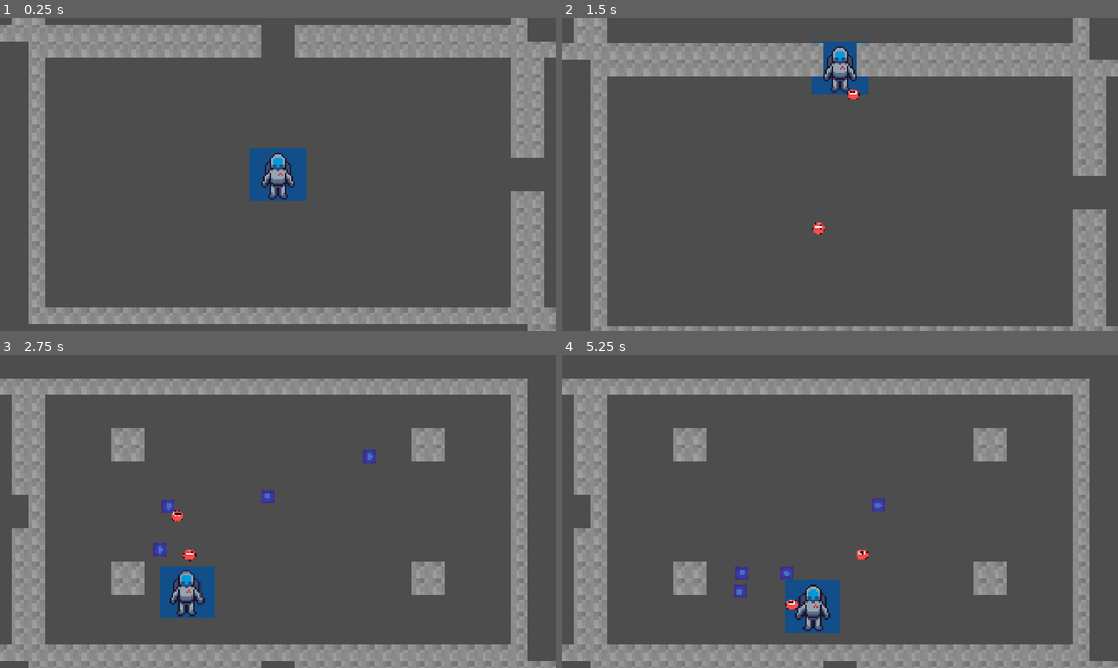
Above: before the commit, frames 1-4 (two rows, left to right).
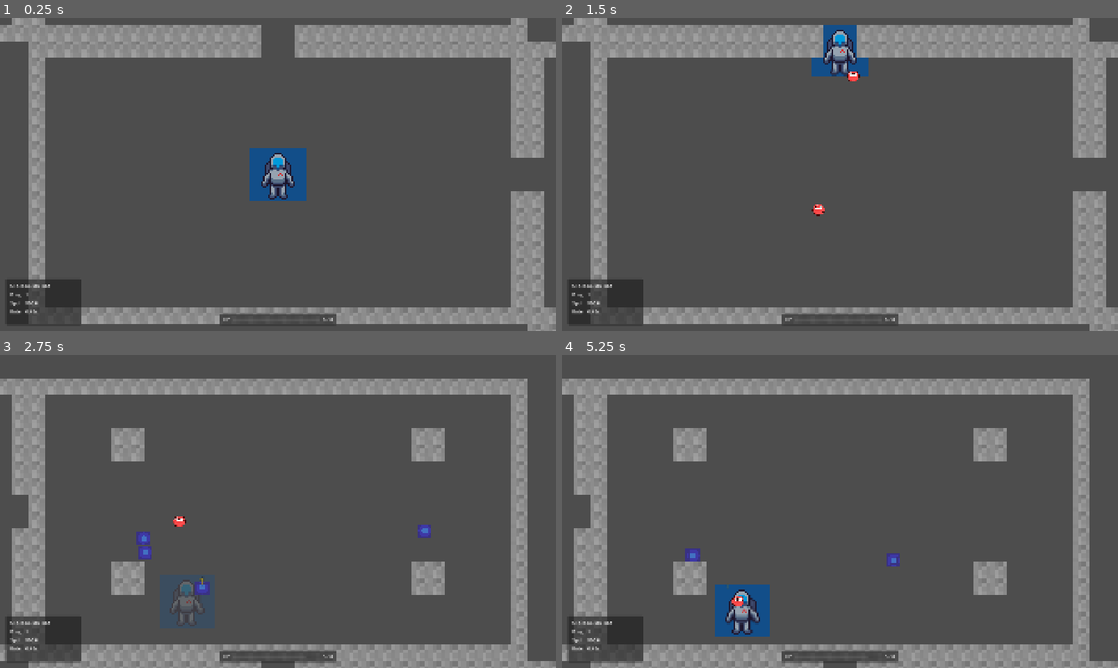
Above: after the commit, the same moments.

Repository: ManuOG2314/PUTA-HETYYY
Game: Godot game, scene res://main.tscn
The game is run twice, just before and just after one commit, with the same random seed, the same clock (stepped at 60 frames per second) and the same inputs.
Inputs (mouse positions are in pixels of both pictures, inside the frame that each line leads up to):
- Up to frame 1 (0.25 s): no input
- Up to frame 2 (1.5 s): tap Enter at 0.5 s; move the mouse to (812, 237) at 0.52 s; press the mouse at (812, 237) at 0.53 s; hold W (move_up) from 0.53 s (still down); move the mouse to (1006, 221) at 1.27 s; release the mouse at (1006, 221) at 1.28 s; click (1006, 221) at 1.35 s
- Up to frame 3 (2.75 s): move the mouse to (111, 464) at 2.02 s; release W (move_up) at 2.03 s; press the mouse at (111, 464) at 2.03 s; hold A (move_left) from 2.03 s (still down)
- Up to frame 4 (5.25 s): move the mouse to (867, 511) at 2.77 s; release the mouse at (867, 511) at 2.78 s; click (867, 511) at 2.85 s; move the mouse to (756, 433) at 3.52 s; release A (move_left) at 3.53 s; press the mouse at (756, 433) at 3.53 s; hold S (move_down) 3.53-4.28 s; move the mouse to (962, 495) at 4.27 s; release the mouse at (962, 495) at 4.28 s; hold D (move_right) 4.28-5.03 s; click (962, 495) at 4.35 s; move the mouse to (728, 527) at 5.02 s; press the mouse at (728, 527) at 5.03 s; hold W (move_up) from 5.03 s (still down)

The runs differ from the first frame. In frame 1, 2.5% of the frame differs, in the area x 1-61%, y 83-98%; in frame 2, 19%, in the area x 0-100%, y 2-100%; in frame 3, 5.2%; in frame 4, 6.6%.

Commit message:
daño, items y cositas más

Diff:
--- /dev/null
+++ b/damage_number.gd
@@ -0,0 +1,20 @@
+extends Node2D
+
+func _ready() -> void:
+	var target_pos = position + Vector2(randf_range(-30, 30), randf_range(-50, -80))
+	var tween = create_tween().set_parallel(true)
+
+	tween.tween_property(self, "position", target_pos, 0.6).set_trans(Tween.TRANS_CUBIC).set_ease(Tween.EASE_OUT)
+
+	scale = Vector2(0.3, 0.3)
+	var scale_tween = create_tween()
+	scale_tween.tween_property(self, "scale", Vector2(1.4, 1.4), 0.15).set_trans(Tween.TRANS_BACK).set_ease(Tween.EASE_OUT)
+	scale_tween.tween_property(self, "scale", Vector2(0.8, 0.8), 0.45).set_trans(Tween.TRANS_LINEAR)
+
+	tween.tween_property(self, "modulate:a", 0.0, 0.6).set_trans(Tween.TRANS_LINEAR)
+
+	await tween.finished
+	queue_free()
+
+func set_text(amount: int) -> void:
+	$Label.text = str(amount)
--- /dev/null
+++ b/damage_number.tscn
@@ -0,0 +1,26 @@
+[gd_scene format=3 uid="uid://dd8kgf6b7p24u"]
+
+[ext_resource type="Script" path="res://damage_number.gd" id="1_script"]
+
+[node name="DamageNumber" type="Node2D"]
+script = ExtResource("1_script")
+
+[node name="Label" type="Label" parent="."]
+anchors_preset = 8
+anchor_left = 0.5
+anchor_top = 0.5
+anchor_right = 0.5
+anchor_bottom = 0.5
+offset_left = -50.0
+offset_top = -15.0
+offset_right = 50.0
+offset_bottom = 15.0
+grow_horizontal = 2
+grow_vertical = 2
+text = "0"
+horizontal_alignment = 1
+vertical_alignment = 1
+theme_override_colors/font_color = Color(1, 0.85, 0.1, 1)
+theme_override_colors/font_outline_color = Color(0, 0, 0, 1)
+theme_override_constants/outline_size = 6
+theme_override_font_sizes/font_size = 28
--- a/enemy.gd
+++ b/enemy.gd
@@ -6,6 +6,8 @@
 @export var move_speed: float = 150.0
 @export var contact_damage: int = 1
 @export var knockback_force: float = 300.0
+
+const DAMAGE_NUMBER_SCENE = preload("res://damage_number.tscn")
 
 var current_health: int
 var _knockback_velocity := Vector2.ZERO
@@ -34,6 +36,11 @@
 func take_damage(amount: int) -> void:
 	current_health -= amount
 
+	var dmg_num = DAMAGE_NUMBER_SCENE.instantiate()
+	dmg_num.position = position
+	get_parent().add_child(dmg_num)
+	dmg_num.set_text(amount)
+
 	if _target and is_instance_valid(_target):
 		var knock_dir = _target.global_position.direction_to(global_position)
 		_knockback_velocity = knock_dir * knockback_force
--- /dev/null
+++ b/hud.gd
@@ -0,0 +1,17 @@
+extends Control
+
+@onready var hp_bar: ProgressBar = $HealthContainer/MarginContainer/HBoxContainer/HPBar
+@onready var hp_val: Label = $HealthContainer/MarginContainer/HBoxContainer/HPVal
+
+@onready var dmg_val: Label = $StatsContainer/MarginContainer/VBoxContainer/StatsGrid/DmgVal
+@onready var spd_val: Label = $StatsContainer/MarginContainer/VBoxContainer/StatsGrid/SpdVal
+@onready var rate_val: Label = $StatsContainer/MarginContainer/VBoxContainer/StatsGrid/RateVal
+
+func update_hud(player: Node2D) -> void:
+	hp_bar.max_value = player.max_health
+	hp_bar.value = player.current_health
+	hp_val.text = str(player.current_health) + " / " + str(player.max_health)
+
+	dmg_val.text = str(player.damage)
+	spd_val.text = str(player.speed)
+	rate_val.text = "%.2fs" % player.fire_rate
--- /dev/null
+++ b/hud.tscn
@@ -0,0 +1,110 @@
+[gd_scene format=3 uid="uid://cgrj7j5c7w73f"]
+
+[ext_resource type="Script" uid="uid://u8q60pgf7cv1" path="res://hud.gd" id="1_script"]
+
+[node name="HUD" type="CanvasLayer" unique_id=376402499]
+
+[node name="HUDControl" type="Control" parent="." unique_id=814125315]
+layout_mode = 3
+anchors_preset = 15
+anchor_right = 1.0
+anchor_bottom = 1.0
+grow_horizontal = 2
+grow_vertical = 2
+script = ExtResource("1_script")
+
+[node name="HealthContainer" type="PanelContainer" parent="HUDControl" unique_id=2083521212]
+layout_mode = 1
+anchors_preset = 7
+anchor_left = 0.5
+anchor_top = 1.0
+anchor_right = 0.5
+anchor_bottom = 1.0
+offset_left = -200.0
+offset_top = -60.0
+offset_right = 200.0
+offset_bottom = -20.0
+grow_horizontal = 2
+grow_vertical = 0
+
+[node name="MarginContainer" type="MarginContainer" parent="HUDControl/HealthContainer" unique_id=885265125]
+layout_mode = 2
+theme_override_constants/margin_left = 12
+theme_override_constants/margin_top = 6
+theme_override_constants/margin_right = 12
+theme_override_constants/margin_bottom = 6
+
+[node name="HBoxContainer" type="HBoxContainer" parent="HUDControl/HealthContainer/MarginContainer" unique_id=97635812]
+layout_mode = 2
+theme_override_constants/separation = 10
+
+[node name="HPLabel" type="Label" parent="HUDControl/HealthContainer/MarginContainer/HBoxContainer" unique_id=2088305029]
+layout_mode = 2
+text = "HP"
+
+[node name="HPBar" type="ProgressBar" parent="HUDControl/HealthContainer/MarginContainer/HBoxContainer" unique_id=1705010395]
+layout_mode = 2
+size_flags_horizontal = 3
+size_flags_vertical = 4
+value = 50.0
+show_percentage = false
+
+[node name="HPVal" type="Label" parent="HUDControl/HealthContainer/MarginContainer/HBoxContainer" unique_id=2123608160]
+layout_mode = 2
+text = "6 / 6"
+
+[node name="StatsContainer" type="PanelContainer" parent="HUDControl" unique_id=2033007531]
+layout_mode = 1
+anchors_preset = 2
+anchor_top = 1.0
+anchor_bottom = 1.0
+offset_left = 20.0
+offset_top = -180.0
+offset_right = 280.0
+offset_bottom = -20.0
+grow_vertical = 0
+
+[node name="MarginContainer" type="MarginContainer" parent="HUDControl/StatsContainer" unique_id=1950313785]
+layout_mode = 2
+theme_override_constants/margin_left = 16
+theme_override_constants/margin_top = 12
+theme_override_constants/margin_right = 16
+theme_override_constants/margin_bottom = 12
+
+[node name="VBoxContainer" type="VBoxContainer" parent="HUDControl/StatsContainer/MarginContainer" unique_id=1528893339]
+layout_mode = 2
+theme_override_constants/separation = 8
+
+[node name="StatsLabel" type="Label" parent="HUDControl/StatsContainer/MarginContainer/VBoxContainer" unique_id=701807178]
+layout_mode = 2
+text = "STATS DE MIERDA"
+
+[node name="StatsGrid" type="GridContainer" parent="HUDControl/StatsContainer/MarginContainer/VBoxContainer" unique_id=220921785]
+layout_mode = 2
+theme_override_constants/h_separation = 16
+theme_override_constants/v_separation = 6
+columns = 2
+
+[node name="DmgLabel" type="Label" parent="HUDControl/StatsContainer/MarginContainer/VBoxContainer/StatsGrid" unique_id=1159693461]
+layout_mode = 2
+text = "Dmg"
+
+[node name="DmgVal" type="Label" parent="HUDControl/StatsContainer/MarginContainer/VBoxContainer/StatsGrid" unique_id=1132081716]
+layout_mode = 2
+text = "1"
+
+[node name="SpdLabel" type="Label" parent="HUDControl/StatsContainer/MarginContainer/VBoxContainer/StatsGrid" unique_id=670042155]
+layout_mode = 2
+text = "Spd"
+
+[node name="SpdVal" type="Label" parent="HUDControl/StatsContainer/MarginContainer/VBoxContainer/StatsGrid" unique_id=279490809]
+layout_mode = 2
+text = "500"
+
+[node name="RateLabel" type="Label" parent="HUDControl/StatsContainer/MarginContainer/VBoxContainer/StatsGrid" unique_id=158030320]
+layout_mode = 2
+text = "Rate"
+
+[node name="RateVal" type="Label" parent="HUDControl/StatsContainer/MarginContainer/VBoxContainer/StatsGrid" unique_id=1972349281]
+layout_mode = 2
+text = "0.40s"
--- a/item_pedestal.gd
+++ b/item_pedestal.gd
@@ -46,12 +46,10 @@
 func _apply_buff(player: Node2D) -> void:
 	match buff_type:
 		BuffType.SPEED:
-			player.speed += 80.0
+			player.add_speed(80.0)
 		BuffType.DAMAGE:
-			player.damage += 1
+			player.add_damage(1)
 		BuffType.FIRE_RATE:
-			player.fire_rate = maxf(player.fire_rate - 0.08, 0.1)
+			player.reduce_fire_rate(0.08)
 		BuffType.HEALTH:
-			player.max_health += 2
-			player.current_health += 2
-			player.health_changed.emit(player.current_health, player.max_health)
+			player.add_max_health(2)
--- a/main.gd
+++ b/main.gd
@@ -9,12 +9,17 @@
 @onready var level_generator = $LevelGenerator
 @onready var player = $player
 @onready var camera = $Camera2D
+@onready var hud = $HUD/HUDControl
 
 func _ready() -> void:
 	spawned_rooms = level_generator.generate_level()
 	for pos in spawned_rooms:
 		var room = spawned_rooms[pos]
 		room.door_entered.connect(_on_room_door_entered.bind(pos))
+
+	player.health_changed.connect(_on_player_health_changed)
+	player.stats_changed.connect(_on_player_stats_changed)
+	hud.update_hud(player)
 
 	_move_player_to_room_smooth(Vector2i.ZERO, Vector2.ZERO, true)
 
@@ -97,3 +102,9 @@
 	if spawned_rooms.has(current_room_coord):
 		var room = spawned_rooms[current_room_coord]
 		room.activate_room(player)
+
+func _on_player_health_changed(_current: int, _max: int) -> void:
+	hud.update_hud(player)
+
+func _on_player_stats_changed() -> void:
+	hud.update_hud(player)
--- a/main.tscn
+++ b/main.tscn
@@ -1,9 +1,10 @@
-[gd_scene load_steps=5 format=4 uid="uid://b1qorl2m40phy"]
+[gd_scene load_steps=6 format=4 uid="uid://b1qorl2m40phy"]
 
 [ext_resource type="Script" path="res://main.gd" id="1_main_script"]
 [ext_resource type="PackedScene" uid="uid://ciebuv4klcym7" path="res://player.tscn" id="2_player_scene"]
 [ext_resource type="Script" path="res://level_generator.gd" id="3_level_gen_script"]
 [ext_resource type="PackedScene" uid="uid://clspndg2b7rws" path="res://room.tscn" id="4_room_scene"]
+[ext_resource type="PackedScene" uid="uid://cgrj7j5c7w73f" path="res://hud.tscn" id="5_hud_scene"]
 
 [node name="Main" type="Node2D"]
 script = ExtResource("1_main_script")
@@ -19,3 +20,5 @@
 zoom = Vector2(0.9, 0.9)
 position_smoothing_enabled = true
 position_smoothing_speed = 8.0
+
+[node name="HUD" parent="." instance=ExtResource("5_hud_scene")]
--- a/player.gd
+++ b/player.gd
@@ -1,6 +1,7 @@
 extends CharacterBody2D
 
 signal health_changed(current: int, maximum: int)
+signal stats_changed
 signal died
 
 @export var speed: float = 500.0
@@ -71,6 +72,11 @@
 	_invincible = false
 	modulate.a = 1.0
 
+	for area in $Hurtbox.get_overlapping_areas():
+		if area.is_in_group("enemy_hitbox"):
+			_on_hurtbox_area_entered(area)
+			break
+
 func _start_invincibility_blink() -> void:
 	while _invincible:
 		modulate.a = 0.3
@@ -83,6 +89,24 @@
 func heal(amount: int) -> void:
 	current_health = mini(current_health + amount, max_health)
 	health_changed.emit(current_health, max_health)
+
+func add_speed(amount: float) -> void:
+	speed += amount
+	stats_changed.emit()
+
+func add_damage(amount: int) -> void:
+	damage += amount
+	stats_changed.emit()
+
+func reduce_fire_rate(amount: float) -> void:
+	fire_rate = maxf(fire_rate - amount, 0.1)
+	stats_changed.emit()
+
+func add_max_health(amount: int) -> void:
+	max_health += amount
+	current_health += amount
+	health_changed.emit(current_health, max_health)
+	stats_changed.emit()
 
 func _on_hurtbox_area_entered(area: Area2D) -> void:
 	if area.is_in_group("enemy_hitbox"):
--- a/player.tscn
+++ b/player.tscn
@@ -5,10 +5,10 @@
 [ext_resource type="Texture2D" uid="uid://doqse76ss1u1w" path="res://FS/pj/pj grande/pj grande noma.png" id="2_i3pqv"]
 
 [sub_resource type="RectangleShape2D" id="RectangleShape2D_g1idr"]
-size = Vector2(65, 70)
+size = Vector2(40, 24)
 
 [sub_resource type="RectangleShape2D" id="RectangleShape2D_hurtbox"]
-size = Vector2(50, 55)
+size = Vector2(55, 65)
 
 [node name="player" type="CharacterBody2D" unique_id=1540921356]
 collision_layer = 1
@@ -21,7 +21,7 @@
 texture = ExtResource("2_i3pqv")
 
 [node name="CollisionShape2D" type="CollisionShape2D" parent="." unique_id=626756965]
-position = Vector2(-0.5, 11)
+position = Vector2(0, 20)
 shape = SubResource("RectangleShape2D_g1idr")
 
 [node name="Hurtbox" type="Area2D" parent="."]
@@ -29,7 +29,7 @@
 collision_mask = 4
 
 [node name="CollisionShape2D" type="CollisionShape2D" parent="Hurtbox"]
-position = Vector2(0, 5)
+position = Vector2(0, 0)
 shape = SubResource("RectangleShape2D_hurtbox")
 
 [connection signal="area_entered" from="Hurtbox" to="." method="_on_hurtbox_area_entered"]
--- a/room.gd
+++ b/room.gd
@@ -143,21 +143,35 @@
 	if count <= 0:
 		count = randi_range(2, 4)
 
+	var valid_positions = _get_valid_spawn_positions()
+	if valid_positions.size() == 0:
+		valid_positions.append(Vector2.ZERO)
+
+	for i in range(count):
+		var enemy = enemy_scene.instantiate()
+		var spawn_pos = valid_positions.pick_random()
+		if valid_positions.size() > 1:
+			valid_positions.erase(spawn_pos)
+
+		add_child(enemy)
+		enemy.position = spawn_pos
+		enemy.set_target(player)
+		enemy.died.connect(_on_enemy_died.bind(enemy))
+		_active_enemies.append(enemy)
+
+func _get_valid_spawn_positions() -> Array[Vector2]:
+	var list: Array[Vector2] = []
 	var half_w = GameConstants.ROOM_WIDTH / 2
 	var half_h = GameConstants.ROOM_HEIGHT / 2
 	var tile_sz = GameConstants.TILE_SIZE
 
-	for i in range(count):
-		var enemy = enemy_scene.instantiate()
-
-		var spawn_x = randf_range(-(half_w - 4) * tile_sz, (half_w - 4) * tile_sz)
-		var spawn_y = randf_range(-(half_h - 3) * tile_sz, (half_h - 3) * tile_sz)
-
-		add_child(enemy)
-		enemy.position = Vector2(spawn_x, spawn_y)
-		enemy.set_target(player)
-		enemy.died.connect(_on_enemy_died.bind(enemy))
-		_active_enemies.append(enemy)
+	for x in range(-(half_w - 2), half_w - 2):
+		for y in range(-(half_h - 2), half_h - 2):
+			var cell = Vector2i(x, y)
+			if tile_map.get_cell_source_id(cell) == -1:
+				var pos = Vector2(x * tile_sz + tile_sz / 2.0, y * tile_sz + tile_sz / 2.0)
+				list.append(pos)
+	return list
 
 func _on_enemy_died(enemy: Node2D) -> void:
 	_active_enemies.erase(enemy)
Not shown, added: damage_number.gd.uid
Not shown, added: hud.gd.uid
Not shown, changed: TODO.MD
